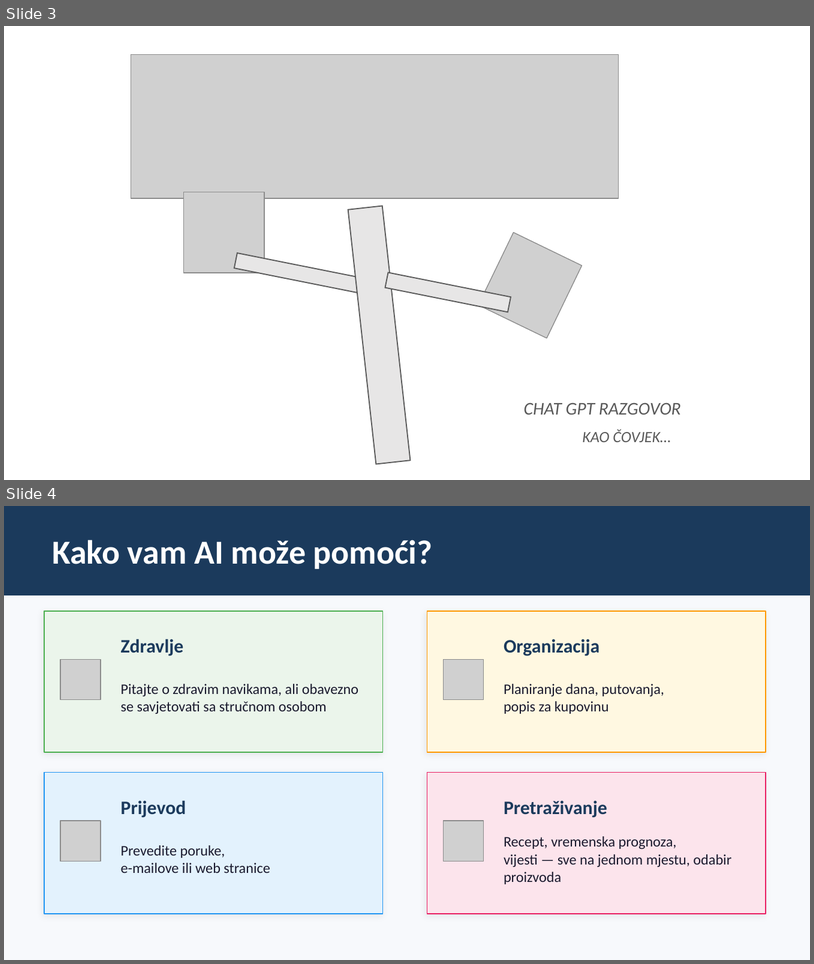
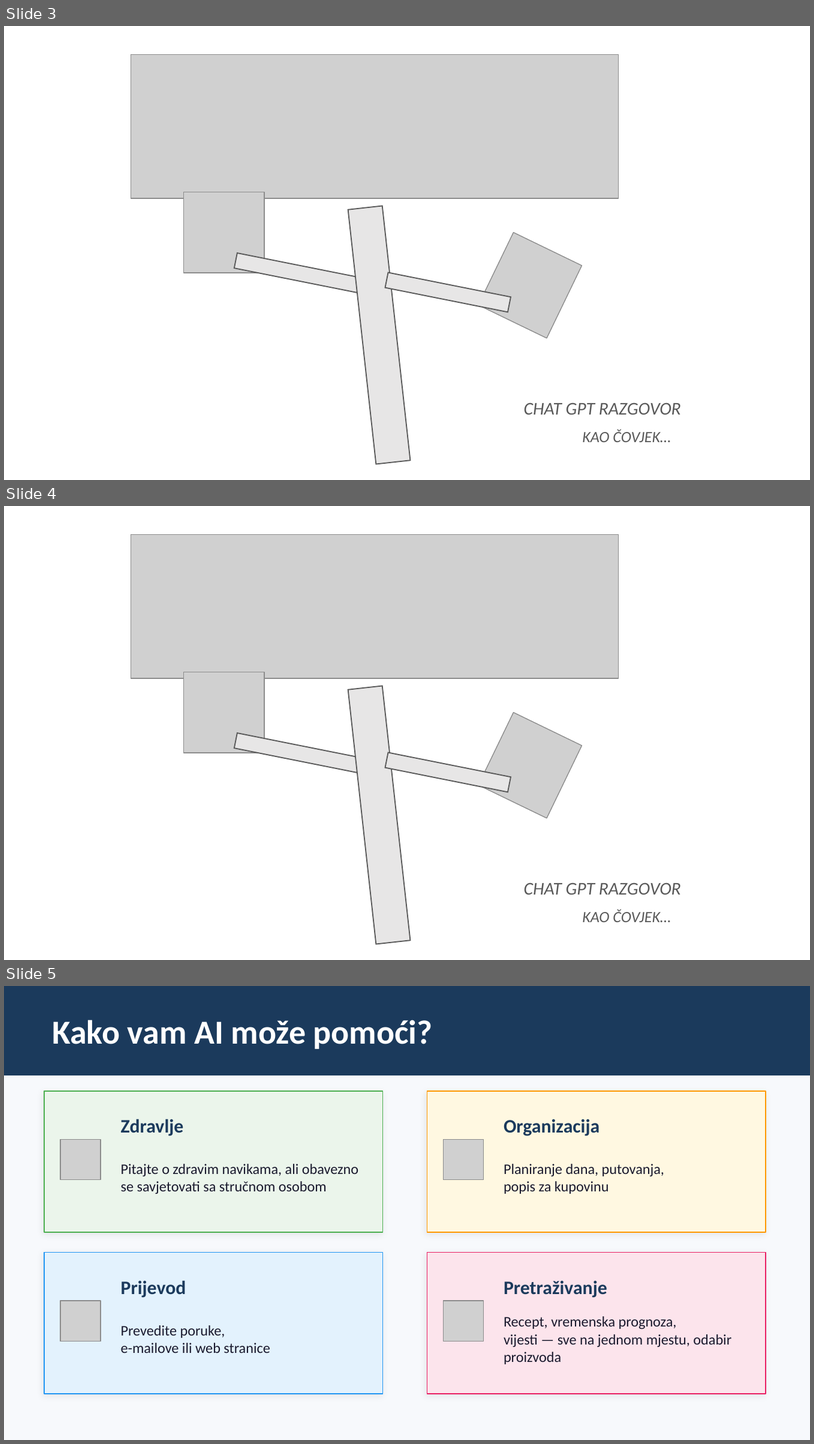
Before and after one commit to brunobilandzic/dipl, a slide deck: praksa/RAST/izradaprezentacije/trash/fresh/AI_nopdf.pptx. Shown one above the other, each under a label of ours: slides 3 and 4 before the commit, slides 3, 4 and 5 after it. The pictures are 814x964 and 814x1444 pixels, drawn with LibreOffice and Linux fonts; fonts in the diff are those of the drawing; grey boxes stand for pictures. Boxes give left, top, right and bottom in pixels: in the first picture for what was removed or moved away, otherwise in the second. Text is boxed around its words. In the diff, an @@ line names an element or a change of style, - is before the commit and + after.

```diff
--- a/praksa/RAST/izradaprezentacije/trash/fresh/AI_nopdf.pptx
+++ b/praksa/RAST/izradaprezentacije/trash/fresh/AI_nopdf.pptx
@@ slide 4 added at box(4, 506, 810, 960), background #FFFFFF @@
@@ picture added at box(131, 534, 618, 678) @@
@@ picture added at box(184, 672, 264, 753) @@
@@ rectangle added at box(348, 685, 411, 943), fill #E7E6E6, outline #595959 1 pt @@
@@ picture added at box(479, 712, 582, 817) @@
@@ rectangle added at box(234, 733, 360, 772), fill #E7E6E6, outline #595959 1 pt @@
@@ rectangle added at box(385, 752, 511, 792), fill #E7E6E6, outline #595959 1 pt @@
@@ text added at box(524, 882, 681, 894), 16 pt, text #595959, italic @@
+CHAT GPT RAZGOVOR
@@ text added at box(582, 909, 671, 922), 14 pt, text #595959, italic @@
+KAO ČOVJEK…
@@ what was slide 4 is now slide 5 @@
```
Also in this commit, not shown: 1 other file.
